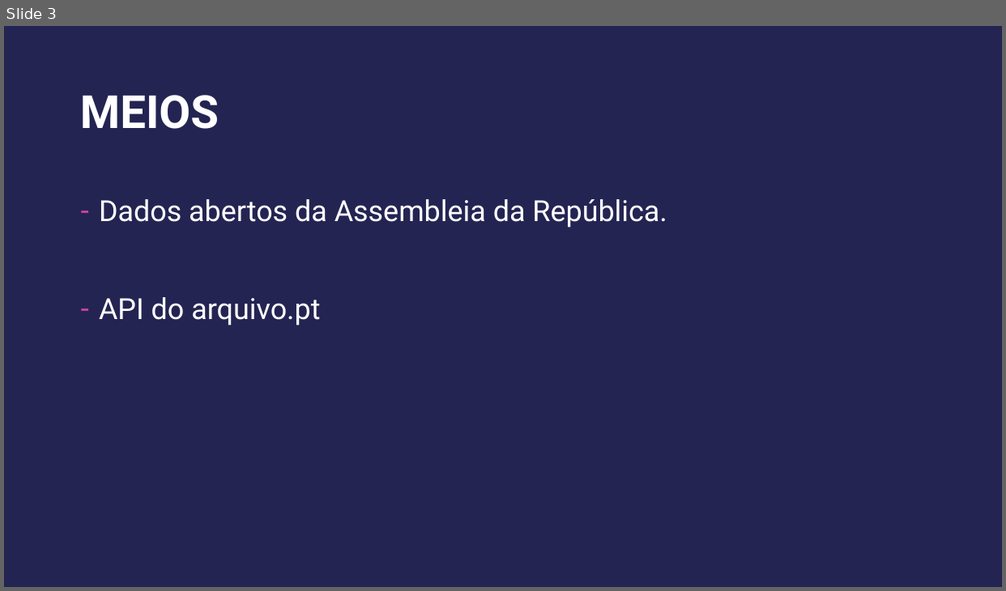
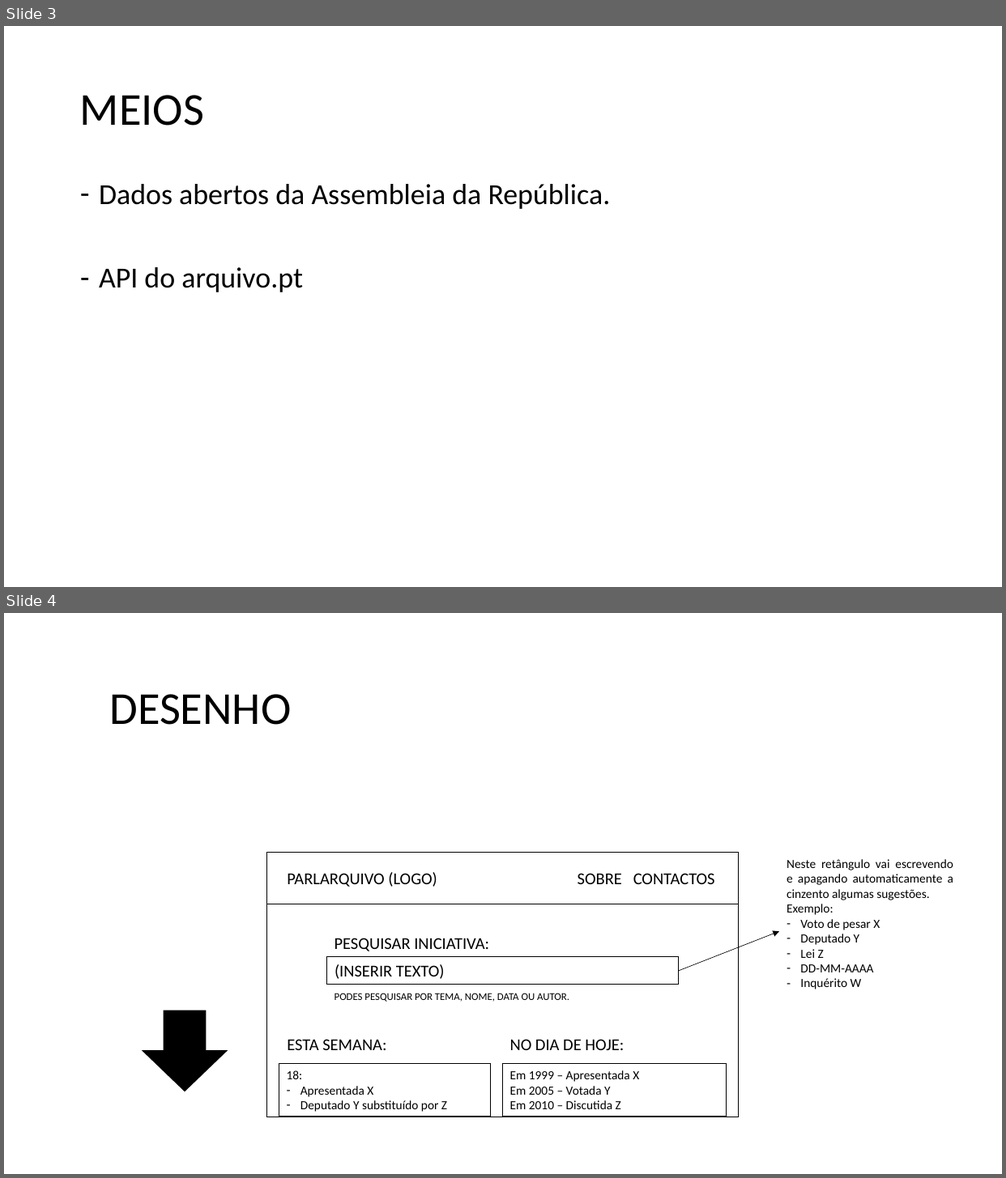
Before and after one commit to ruipfteixeira/arquivopt, a slide deck: Presentation.pptx. Shown one above the other, each under a label of ours: slide 3 before the commit, slides 3 and 4 after it. The pictures are 1006x591 and 1006x1178 pixels, drawn with LibreOffice and Linux fonts; fonts in the diff are those of the drawing; background and template pictures are left out. Boxes give left, top, right and bottom in pixels: in the first picture for what was removed or moved away, otherwise in the second. Text is boxed around its words. In the diff, an @@ line names an element or a change of style, - is before the commit and + after.

```diff
--- a/Presentation.pptx
+++ b/Presentation.pptx
@@ slide 4 added at bbox=[4, 613, 1002, 1174], background #FFFFFF @@
@@ title added at bbox=[109, 694, 291, 725], 44 pt, text #000000 @@
+DESENHO
@@ rectangle added at bbox=[267, 853, 739, 1118], outline #000000 0.75 pt @@
@@ rectangle added at bbox=[267, 853, 739, 905], outline #000000 0.75 pt @@
@@ text added at bbox=[287, 872, 437, 887], 16 pt, text #000000 @@
+PARLARQUIVO (LOGO)
@@ text added at bbox=[577, 873, 715, 884], 16 pt, text #000000 @@
+SOBRE CONTACTOS
@@ text added at bbox=[786, 859, 953, 990], 12 pt, text #000000 @@
+Neste retângulo vai escrevendo e apagando automaticamente a cinzento algumas sugestões.
+Exemplo:
+– Voto de pesar X
+– Deputado Y
+– Lei Z
+– DD-MM-AAAA
+– Inquérito W
@@ text added at bbox=[334, 938, 489, 952], 16 pt, text #000000 @@
+PESQUISAR INICIATIVA:
@@ arrow added from (679, 971) to (780, 932), #000000 0.5 pt @@
@@ rectangle added at bbox=[327, 957, 680, 985], outline #000000 0.75 pt, 16 pt, text #000000 @@
+(INSERIR TEXTO)
@@ text added at bbox=[334, 993, 569, 1002], 10 pt, text #000000 @@
+PODES PESQUISAR POR TEMA, NOME, DATA OU AUTOR.
@@ down arrow added at bbox=[143, 1012, 227, 1092], fill #000000, outline #000000 1 pt @@
@@ text added at bbox=[287, 1039, 386, 1050], 16 pt, text #000000 @@
+ESTA SEMANA:
@@ text added at bbox=[510, 1039, 624, 1050], 16 pt, text #000000 @@
+NO DIA DE HOJE:
@@ rectangle added at bbox=[279, 1064, 490, 1118], outline #000000 0.75 pt, 12 pt, text #000000 @@
+18:
+– Apresentada X
+– Deputado Y substituído por Z
@@ rectangle added at bbox=[503, 1064, 727, 1118], outline #000000 0.75 pt, 12 pt, text #000000 @@
+Em 1999 – Apresentada X
+Em 2005 – Votada Y
+Em 2010 – Discutida Z
@@ slide 3 changed as well @@
@@ rectangle removed at bbox=[4, 26, 1002, 587] @@
@@ title "MEIOS" at bbox=[80, 95, 204, 126]: font Roboto to Calibri, text colour #FFFFFF to #000000, bold off; line spacing 1 to 0.9 @@
@@ text "Dados abertos da Assembleia da ...": place and size @@
-text "Dados abertos da Assembleia da ..." at bbox=[99, 199, 667, 326]
+text "Dados abertos da Assembleia da ..." at bbox=[99, 184, 611, 292]
@@ text "Dados abertos da Assembleia da ..." at bbox=[99, 184, 611, 292]: font Roboto to Calibri, text colour #FFFFFF to #000000; line spacing 1.1 to 0.9 @@
```
Also in this commit, not shown: 2 other slides changed, 1 other slide added.
